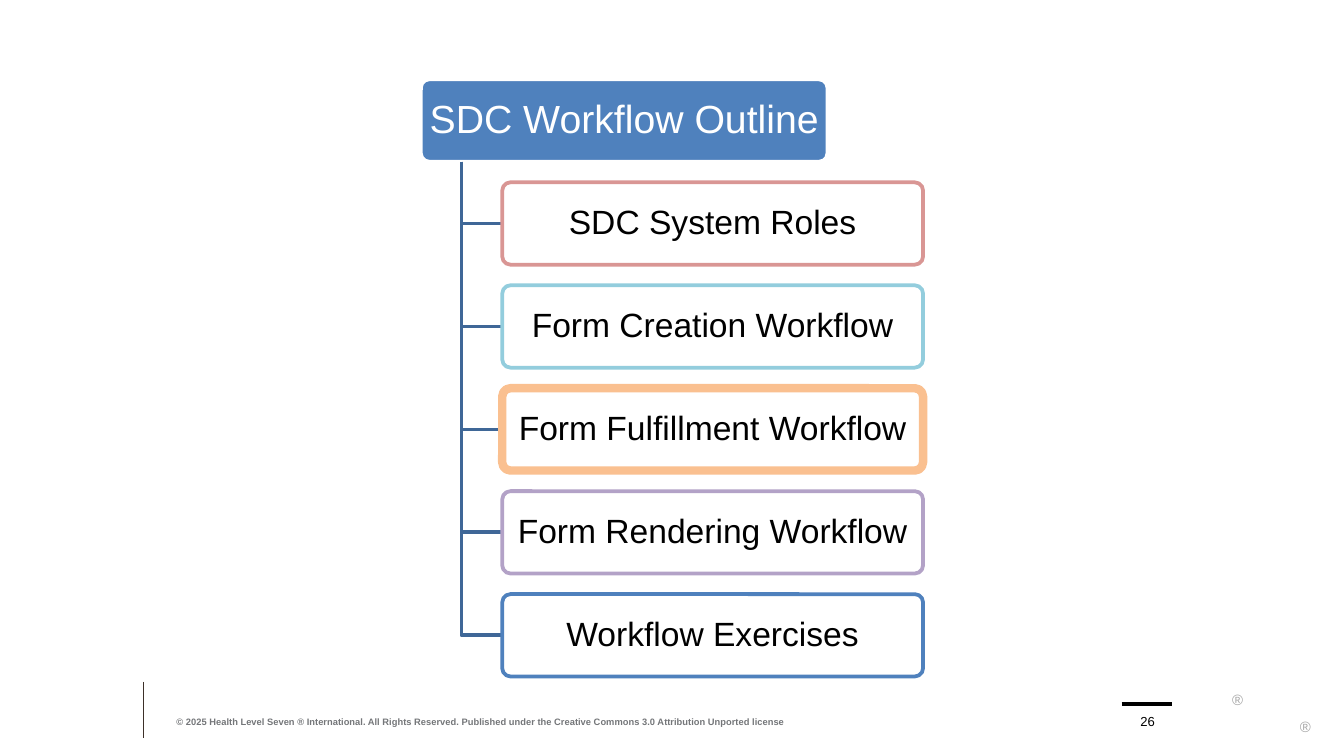
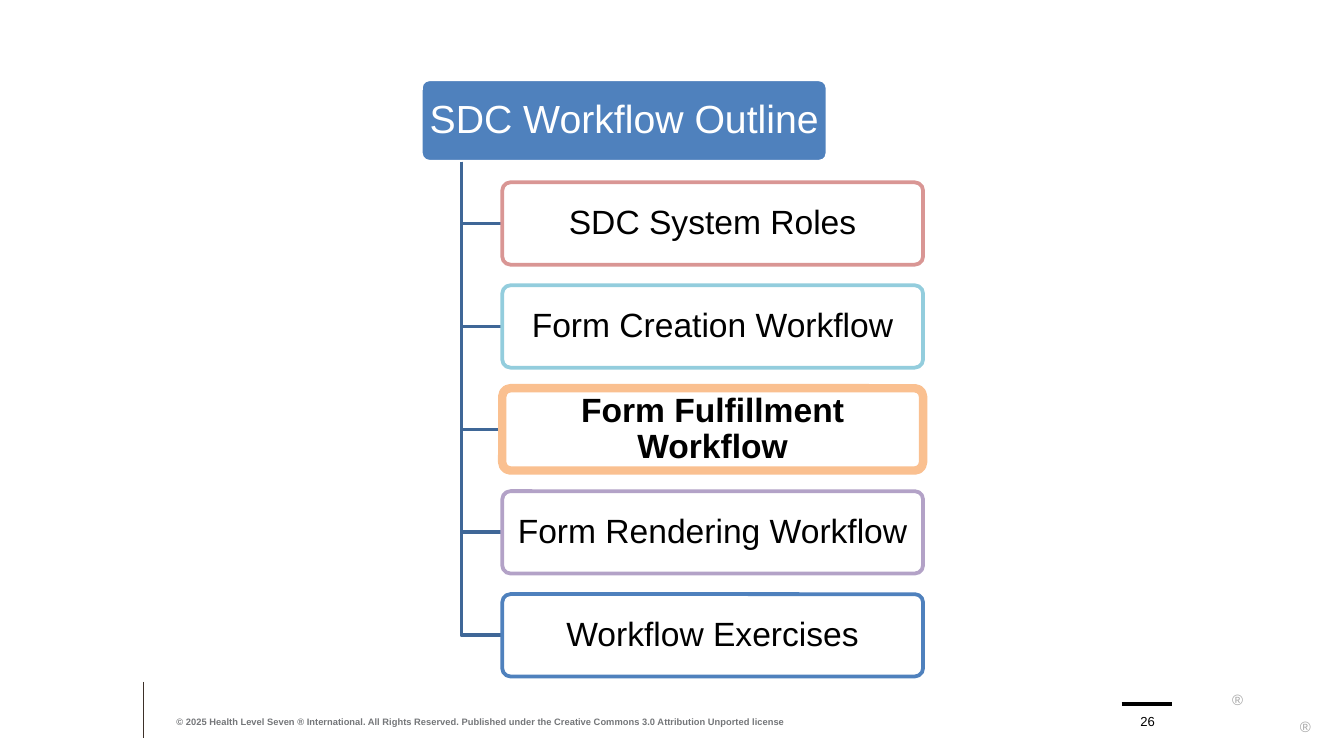
Before and after one commit to FHIR/documents, a slide deck: slide 26 of presentations/sdc/2-SDC-Workflow.pptx. Drawn at 1344x756 pixels with LibreOffice and Linux fonts; fonts in the diff are those of the drawing; background and template pictures are left out. Boxes give left, top, right and bottom in pixels: in the first picture for what was removed or moved away, otherwise in the second. Text is boxed around its words. In the diff, an @@ line names an element or a change of style, - is before the commit and + after.

```diff
--- a/presentations/sdc/2-SDC-Workflow.pptx
+++ b/presentations/sdc/2-SDC-Workflow.pptx
@@ text "Form Fulfillment Workflow" at (581,397,844,459): bold on @@
```
Also in this commit, not shown: 6 other slides changed, 10 other files.
